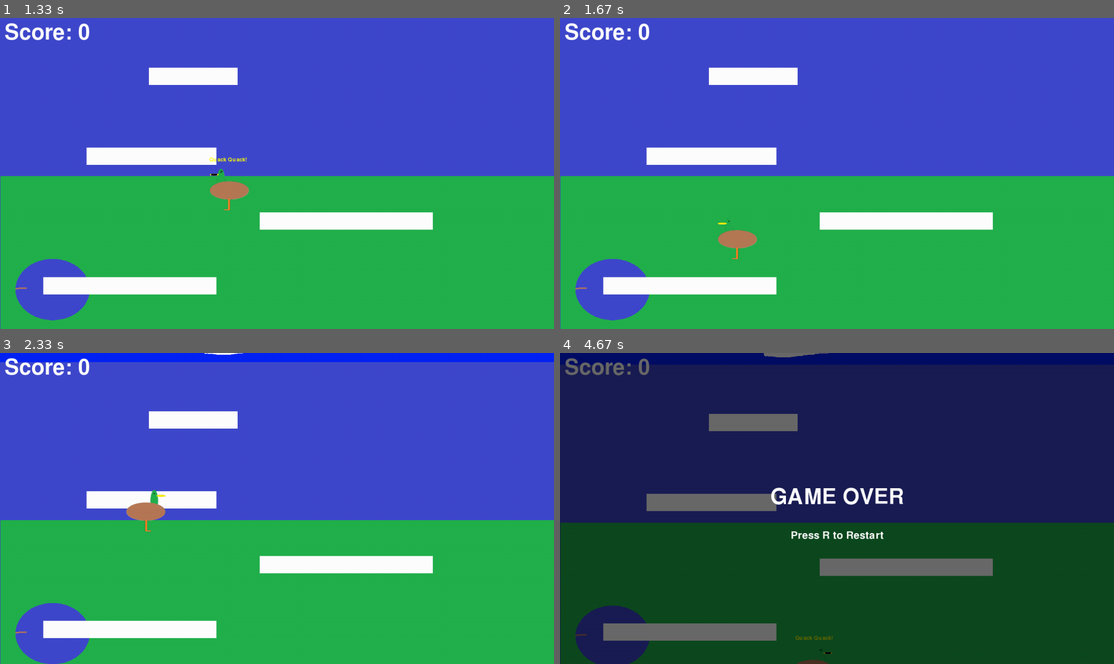
Above: before the commit, frames 1-4 (two rows, left to right).
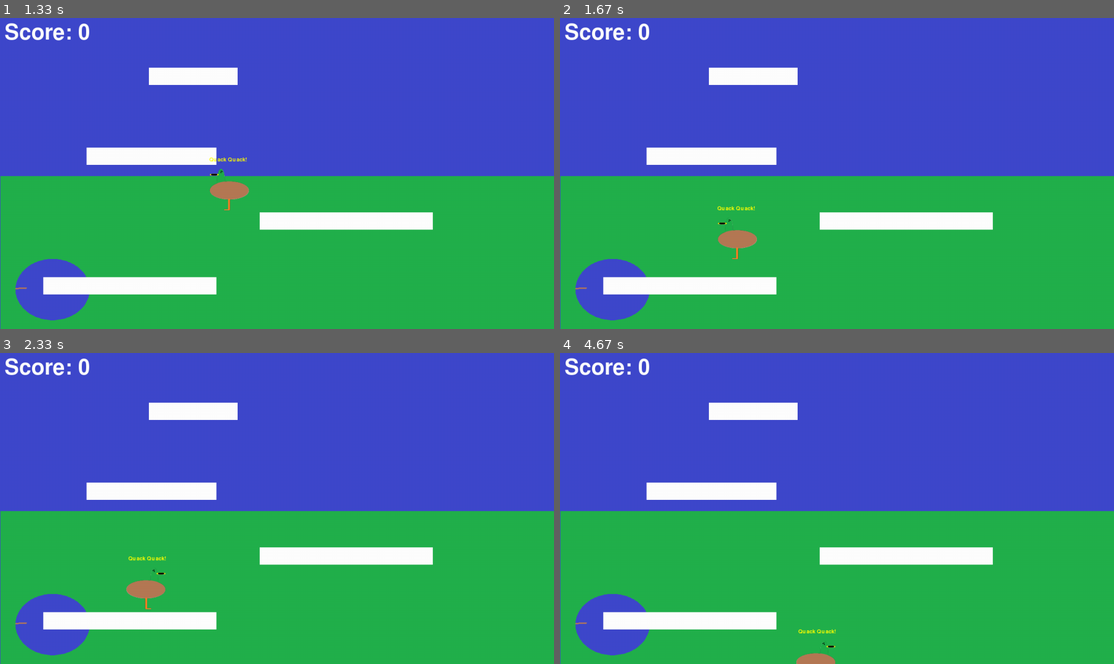
Above: after the commit, the same moments.

Repository: duckguy1208/tie-and-jon-pygame
Game: pygame game, started from main.py
Same seed, same stepped clock (60 frames per second), same inputs: the game is played once before the commit and once after it.
Inputs:
- Up to frame 1 (1.33 s): hold Space 0.33-0.87 s; hold Left 0.33-0.87 s; hold Left from 0.9 s (still down)
- Up to frame 2 (1.67 s): release Left at 1.43 s; hold Left from 1.47 s (still down)
- Up to frame 3 (2.33 s): release Left at 1.87 s; hold Up 1.9-2.27 s; hold Right from 2.3 s (still down)
- Up to frame 4 (4.67 s): release Right at 2.93 s; hold Left 2.97-3.43 s; tap Space at 3.47, 3.87, 4.17, 4.37 s; hold Right 3.8-4.27 s; hold Up 4.3-4.6 s; hold Right from 4.63 s (still down)

Frame 1 is identical in both runs. In frame 2, less than 0.1% of the frame differs, in the area x 28-36%, y 60-67%; in frame 3, 13%; in frame 4, 100%, in the area x 0-100%, y 0-100%.

Commit message:
added sound effects for jumping and quacking

Diff:
--- a/duck.py
+++ b/duck.py
@@ -9,4 +9,4 @@
         self.quack_text_size = 18
         self.quack_color = ("yellow")  # yellow color for quack text
         self.quack_text = 'Quack Quack!'
-        self.quack_timer = 500  # Display for 1/2 second (in milliseconds)
+        self.quack_timer = 10000  # Display for 10 seconds (in milliseconds)
--- a/main.py
+++ b/main.py
@@ -51,6 +51,10 @@
     font = pygame.font.Font(None, 74)
     small_font = pygame.font.Font(None, 36)
 
+    # Load sound effects
+    quack_sound = pygame.mixer.Sound("assets/sounds/quack_sound.mp3")
+    wing_flap = pygame.mixer.Sound("assets/sounds/wing_flap.mp3")
+
     def reset_game():
         d = Duck(screen)
         d.pos.y = SCREEN_HEIGHT / 2
@@ -70,6 +74,8 @@
     duck, camera_y, platforms, highest_platform_y, score, max_height, game_over, won = reset_game()
 
     while True:
+        # remember previous vertical velocity to detect upward transitions
+        prev_vertical_vel = duck.vertical_vel
         # Process player inputs.
         for event in pygame.event.get():
             if event.type == pygame.QUIT:
@@ -78,6 +84,14 @@
             if (game_over or won) and event.type == pygame.KEYDOWN:
                 if event.key == pygame.K_r:
                     duck, camera_y, platforms, highest_platform_y, score, max_height, game_over, won = reset_game()
+            # Handle single-press actions (jump, quack) so they don't repeat while held
+            if not (game_over or won) and event.type == pygame.KEYDOWN:
+                if event.key == pygame.K_UP:
+                    duck.jump()
+                if event.key == pygame.K_SPACE:
+                    duck.quack()
+                    quack_sound.set_volume(0.5)
+                    quack_sound.play()
 
         dt = clock.tick(60)
 
@@ -98,12 +112,12 @@
             if dx != 0:
                 duck.move(dx, 0, dt)
 
-            if keys[pygame.K_UP]:
-                duck.jump()
+            # Note: jump and quack are handled on KEYDOWN events above to avoid repeating while held
 
-            # quack button
-            if keys[pygame.K_SPACE]:
-                duck.quack()
+
+            # Play wing flap only when duck starts moving upward (transition from non-up to up)
+            if prev_vertical_vel >= 0 and duck.vertical_vel < 0:
+                wing_flap.play()
 
             duck.applyGravity(dt, platforms)
 
Binary file changed: assets/images/background_1.png
Binary file added: assets/images/platforms_test.png
Not shown, added: assets/sounds/quack_sound.mp3
Not shown, added: assets/sounds/wing_flap.mp3
